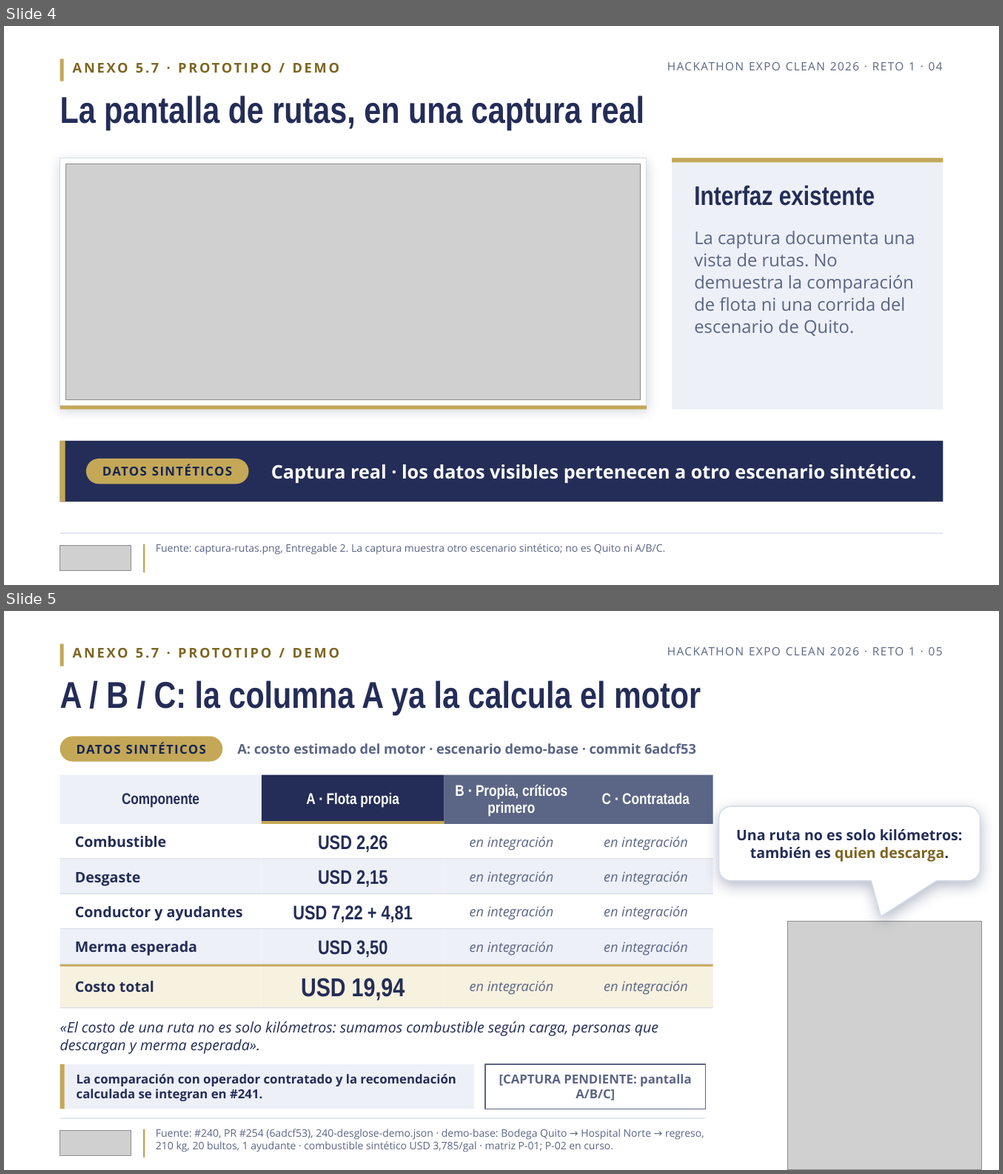
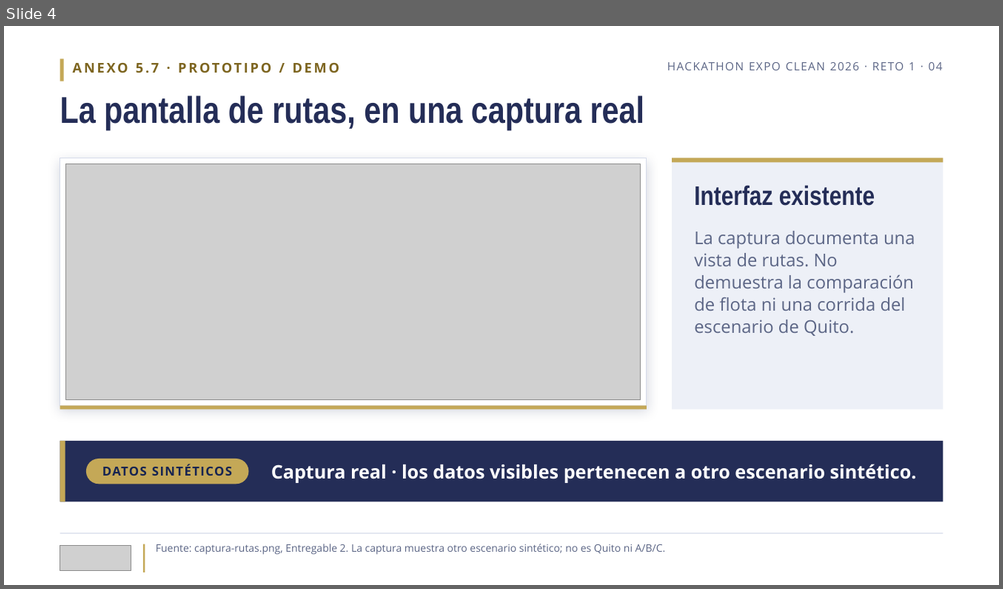
Before and after one commit to bryancito1090/istpetdev-platform, a slide deck: docs/specs/006-validacion-pitch-entrega/materiales/pitch-v3.pptx. Shown one above the other, each under a label of ours: slides 4 and 5 before the commit, slide 4 after it. The pictures are 1003x1174 and 1003x589 pixels, drawn with LibreOffice and Linux fonts; fonts in the diff are those of the drawing; grey boxes stand for pictures. Boxes give left, top, right and bottom in pixels: in the first picture for what was removed or moved away, otherwise in the second. Text is boxed around its words. In the diff, an @@ line names an element or a change of style, - is before the commit and + after.

```diff
--- a/docs/specs/006-validacion-pitch-entrega/materiales/pitch-v3.pptx
+++ b/docs/specs/006-validacion-pitch-entrega/materiales/pitch-v3.pptx
@@ slide 5 removed at [4,611,999,1170], background #FFFFFF @@
@@ rectangle removed at [60,644,64,667] @@
@@ text removed at [73,648,340,658] @@
-ANEXO 5.7 · PROTOTIPO / DEMO
@@ text removed at [667,647,942,655] @@
-HACKATHON EXPO CLEAN 2026 · RETO 1 · 05
@@ text removed at [60,681,700,715] @@
-A / B / C: la columna A ya la calcula el motor
@@ rounded rectangle removed at [60,736,222,762] @@
@@ text removed at [77,742,206,754] @@
-DATOS SINTÉTICOS
@@ text removed at [237,743,696,754] @@
-A: costo estimado del motor · escenario demo-base · commit 6adcf53
@@ rounded speech box removed at [719,806,980,881] @@
-Una ruta no es solo kilómetros: también es quien descarga.
@@ group removed at [60,775,713,824]: 5 rectangles, 4 texts @@
-Componente
-A · Flota propia
-B · Propia, críticos primero
-C · Contratada
@@ group removed at [60,824,713,860]: 5 rectangles, 4 texts @@
-Combustible
-USD 2,26
-en integración
-en integración
@@ group removed at [60,860,713,894]: 5 rectangles, 4 texts @@
-Desgaste
-USD 2,15
-en integración
-en integración
@@ picture removed at [788,921,982,1170] @@
@@ group removed at [60,894,713,930]: 5 rectangles, 4 texts @@
-Conductor y ayudantes
-USD 7,22 + 4,81
-en integración
-en integración
@@ group removed at [60,930,713,965]: 5 rectangles, 4 texts @@
-Merma esperada
-USD 3,50
-en integración
-en integración
@@ group removed at [60,965,713,1008]: 6 rectangles, 4 texts @@
-Costo total
-USD 19,94
-en integración
-en integración
@@ text removed at [60,1022,658,1054] @@
-«El costo de una ruta no es solo kilómetros: sumamos combustible según carga, personas que descargan y merma esperada».
@@ group removed at [60,1065,706,1110]: 3 rectangles, 2 texts @@
-La comparación con operador contratado y la recomendación calculada se integran en #241.
-[CAPTURA PENDIENTE: pantalla A/B/C]
@@ rectangle removed at [60,1119,706,1119] @@
@@ picture removed at [60,1131,131,1156] @@
@@ rectangle removed at [143,1130,145,1158] @@
@@ text removed at [156,1129,704,1153] @@
-Fuente: #240, PR #254 (6adcf53), 240-desglose-demo.json · demo-base: Bodega Quito → Hospital Norte → regreso, 210 kg, 20 bultos, 1 ayudante · combustible sintético USD 3,785/gal · matriz P-01; P-02 en curso.
```
Also in this commit, not shown: 2 slides changed, 1 slide added, 10 other files.
